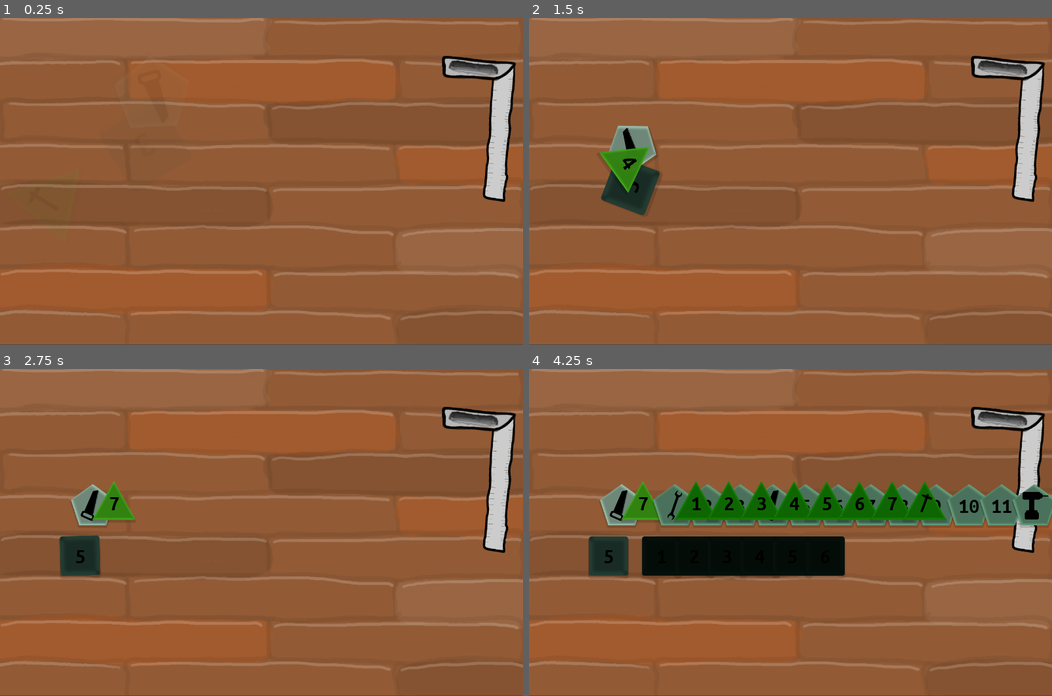
Above: before the commit, frames 1-4 (two rows, left to right).
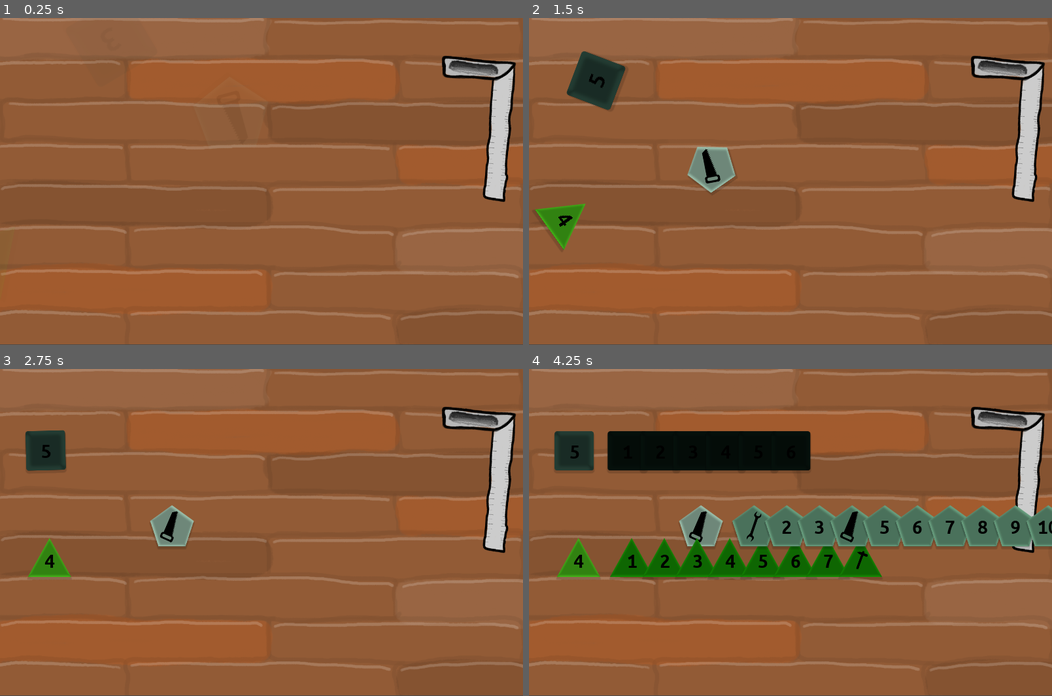
Above: after the commit, the same moments.

Repository: matzebond/DiceRepair
Game: Godot game, scene res://scenes/screens/RootNode.tscn
Two runs of this game, one before a commit and one after it. Both use one fixed random seed, a clock stepped at 60 frames per second and the inputs below.
Inputs (mouse positions are in pixels of both pictures, inside the frame that each line leads up to):
- Up to frame 1 (0.25 s): no input
- Up to frame 2 (1.5 s): drag from (664, 155) to (586, 191) at 0.52 s; drag from (623, 168) to (764, 246) at 1.27 s
- Up to frame 3 (2.75 s): move the mouse to (94, 503) at 2.02 s; click (94, 503) at 2.17 s
- Up to frame 4 (4.25 s): drag from (764, 597) to (607, 555) at 2.77 s; drag from (649, 555) to (816, 532) at 3.52 s

The runs differ from the first frame. In frame 2, 5.1% of the frame differs, in the area x 1-40%, y 10-71%; in frame 3, 4.1%; in frame 4, 25%, in the area x 4-100%, y 19-65%.

Commit message:
fix non overlapping rolling

Diff:
--- a/scenes/die/Die.gd
+++ b/scenes/die/Die.gd
@@ -137,8 +137,7 @@
 
     if event is InputEventMouseButton and event.button_index == BUTTON_RIGHT and event.pressed:
         if mouse_inside and state == Default and get_tree().current_scene.can_pay(viz_state.roll_cost):
-            position = get_tree().current_scene.active_scene.random_die_pos()
-            roll()
+            get_tree().current_scene.active_scene.add_die(self)
             get_tree().set_input_as_handled()
 
 
--- a/scenes/screens/GameScript.gd
+++ b/scenes/screens/GameScript.gd
@@ -20,26 +20,27 @@
 
 
 func add_die(die):
-    die.position = random_die_pos()
+    var area = Rect2($DieArea.global_position, 2 * $DieArea.scale * Vector2(100,100))
+    area.position -= area.size / 2
+    die.position = random_die_pos(area)
     if die.get_parent() == null:
         self.add_child(die)
     die.roll()
 
-func random_die_pos():
-
-    var pos_ok = true
+func random_die_pos(area):
     var iter = 0
     var pos
-    while pos_ok and iter < 1000:
-        var area = Rect2($DieArea.global_position, 2 * $DieArea.scale * Vector2(100,100))
-        area.position -= area.size / 2
+    while iter < 1000:
         var x = area.position.x + rand_range(0, area.size.x)
         var y = area.position.y + rand_range(0, area.size.y)
         pos = Vector2(x,y)
+        var pos_ok = true
 
         for die in get_tree().get_nodes_in_group("die"):
-            if die.position.distance_to(pos) > DICE_MIN_DST:
+            if die.position.distance_to(pos) < DICE_MIN_DST:
                 pos_ok = false
+        if pos_ok:
+            return pos
         iter += 1
     return pos
 
--- a/scenes/screens/TutorialScript.gd
+++ b/scenes/screens/TutorialScript.gd
@@ -42,25 +42,27 @@
 
 
 func add_die(die):
-    die.position = random_die_pos()
+    var area = Rect2($DieArea.global_position, $DieArea.scale * 2 * Vector2(100,100))
+    area.position -= area.size / 2
+    die.position = random_die_pos(area)
     if die.get_parent() == null:
         self.add_child(die)
     die.roll()
 
-func random_die_pos():
-    var pos_ok = true
+func random_die_pos(area):
     var iter = 0
     var pos
-    while pos_ok and iter < 1000:
-        var area = Rect2($DieArea.global_position, $DieArea.scale * Vector2(100,100))
-        area.position -= area.size / 2
+    while iter < 1000:
         var x = area.position.x + rand_range(0, area.size.x)
         var y = area.position.y + rand_range(0, area.size.y)
         pos = Vector2(x,y)
+        var pos_ok = true
 
         for die in get_tree().get_nodes_in_group("die"):
-            if die.position.distance_to(pos) > DICE_MIN_DST:
+            if die.position.distance_to(pos) < DICE_MIN_DST:
                 pos_ok = false
+        if pos_ok:
+            return pos
         iter += 1
     return pos
 
--- a/scenes/screens/UpgradeScript.gd
+++ b/scenes/screens/UpgradeScript.gd
@@ -1,5 +1,7 @@
 extends Node2D
 const Die = preload("res://scenes/die/Die.tscn")
+
+const DICE_MIN_DST = 120
 
 signal money_changed(money)
 
@@ -13,16 +15,28 @@
 
 
 func add_die(die):
-    die.position = random_die_pos()
+    var area = Rect2($DieArea.global_position, $DieArea.scale * 2 * Vector2(100,100))
+    area.position -= area.size / 2
+    die.position = random_die_pos(area)
     self.add_child(die)
 
 
-func random_die_pos():
-    var area = Rect2($DieArea.global_position, $DieArea.scale * Vector2(100,100))
-    area.position -= area.size / 2
-    var x = area.position.x + rand_range(0, area.size.x)
-    var y = area.position.y + rand_range(0, area.size.y)
-    return Vector2(x,y)
+func random_die_pos(area):
+    var iter = 0
+    var pos
+    while iter < 1000:
+        var x = area.position.x + rand_range(0, area.size.x)
+        var y = area.position.y + rand_range(0, area.size.y)
+        pos = Vector2(x,y)
+        var pos_ok = true
+
+        for die in get_tree().get_nodes_in_group("die"):
+            if die.position.distance_to(pos) < DICE_MIN_DST:
+                pos_ok = false
+        if pos_ok:
+            return pos
+        iter += 1
+    return pos
 
 
 func end_scene():
